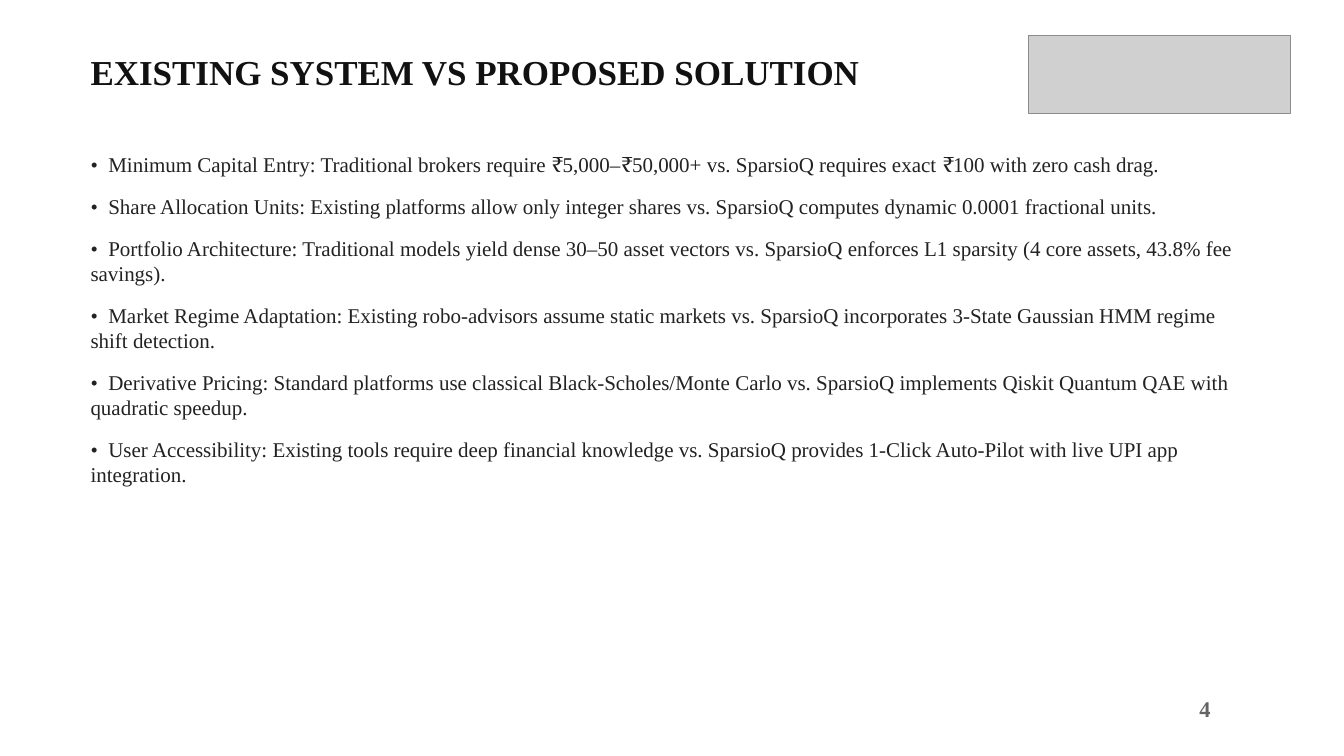
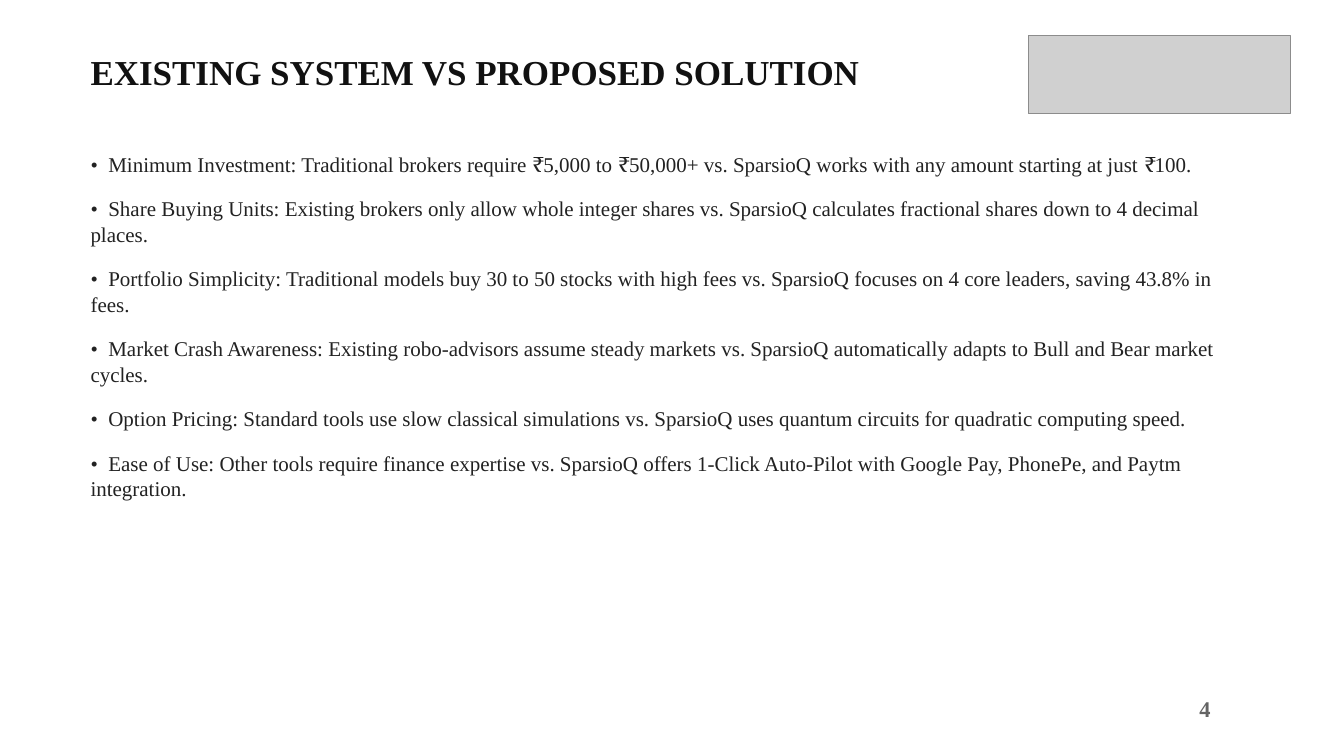
Before and after one commit to mhalsa-aine/SparsioQ-Platform, a slide deck: slide 5 of SparsioQ_Final_Project_Review_Presentation.pptx. Drawn at 1344x756 pixels with LibreOffice and Linux fonts; fonts in the diff are those of the drawing; grey boxes stand for pictures. Boxes give left, top, right and bottom in pixels: in the first picture for what was removed or moved away, otherwise in the second. Text is boxed around its words. In the diff, an @@ line names an element or a change of style, - is before the commit and + after.

```diff
--- a/SparsioQ_Final_Project_Review_Presentation.pptx
+++ b/SparsioQ_Final_Project_Review_Presentation.pptx
@@ text at (x1=91, y1=157, x2=1213, y2=501): text changed @@
-• Minimum Capital Entry: Traditional brokers require ₹5,000–₹50,000+ vs. SparsioQ requires exact ₹100 with zero cash drag.
-• Share Allocation Units: Existing platforms allow only integer shares vs. SparsioQ computes dynamic 0.0001 fractional units.
-• Portfolio Architecture: Traditional models yield dense 30–50 asset vectors vs. SparsioQ enforces L1 sparsity (4 core assets, 43.8% fee savings).
-• Market Regime Adaptation: Existing robo-advisors assume static markets vs. SparsioQ incorporates 3-State Gaussian HMM regime shift detection.
-• Derivative Pricing: Standard platforms use classical Black-Scholes/Monte Carlo vs. SparsioQ implements Qiskit Quantum QAE with quadratic speedup.
-• User Accessibility: Existing tools require deep financial knowledge vs. SparsioQ provides 1-Click Auto-Pilot with live UPI app integration.
+• Minimum Investment: Traditional brokers require ₹5,000 to ₹50,000+ vs. SparsioQ works with any amount starting at just ₹100.
+• Share Buying Units: Existing brokers only allow whole integer shares vs. SparsioQ calculates fractional shares down to 4 decimal places.
+• Portfolio Simplicity: Traditional models buy 30 to 50 stocks with high fees vs. SparsioQ focuses on 4 core leaders, saving 43.8% in fees.
+• Market Crash Awareness: Existing robo-advisors assume steady markets vs. SparsioQ automatically adapts to Bull and Bear market cycles.
+• Option Pricing: Standard tools use slow classical simulations vs. SparsioQ uses quantum circuits for quadratic computing speed.
+• Ease of Use: Other tools require finance expertise vs. SparsioQ offers 1-Click Auto-Pilot with Google Pay, PhonePe, and Paytm integration.
```
Also in this commit, not shown: 8 other slides changed, 2 slides added, 3 slides removed.
